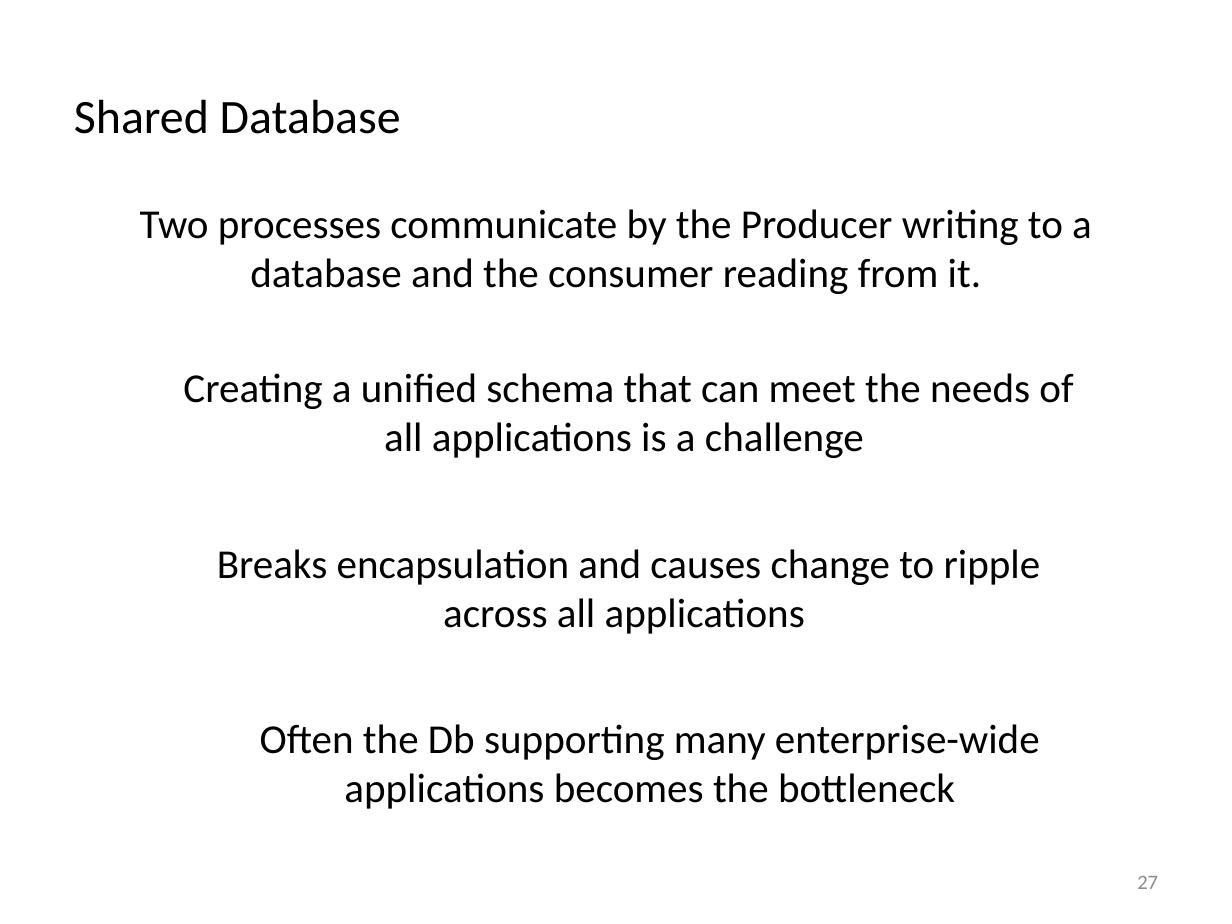
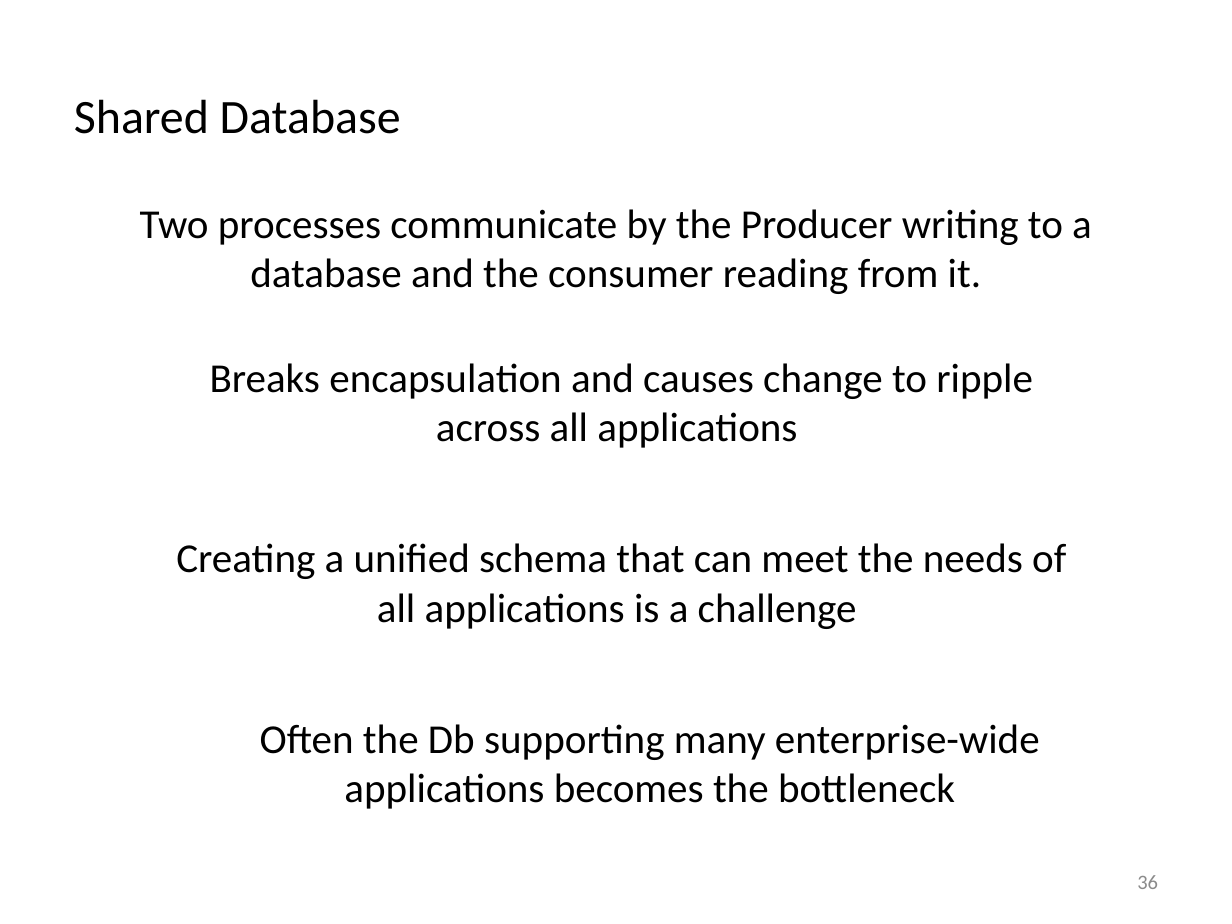
Before and after one commit to iancooper/Presentations, a slide deck: slide 36 of Practical Messaging - Day 1 - New.pptx (slide 27 before the commit). Drawn at 1232x924 pixels with LibreOffice and Linux fonts; fonts in the diff are those of the drawing. Boxes give left, top, right and bottom in pixels: in the first picture for what was removed or moved away, otherwise in the second. Text is boxed around its words. In the diff, an @@ line names an element or a change of style, - is before the commit and + after.

```diff
--- a/Practical Messaging - Day 1 - New.pptx
+++ b/Practical Messaging - Day 1 - New.pptx
@@ text "Breaks encapsulation and causes change ...": place and size @@
-text "Breaks encapsulation and causes change ..." at <box>217,549,1041,634</box>
+text "Breaks encapsulation and causes change ..." at <box>210,363,1033,448</box>
@@ text "Creating a unified schema that ...": place and size @@
-text "Creating a unified schema that ..." at <box>183,373,1073,458</box>
+text "Creating a unified schema that ..." at <box>176,543,1066,629</box>
@@ page number at <box>1137,875,1158,889</box>: text changed @@
-27
+36
```
Also in this commit, not shown: 8 other slides changed, 1 slide added, 2 slides removed.
